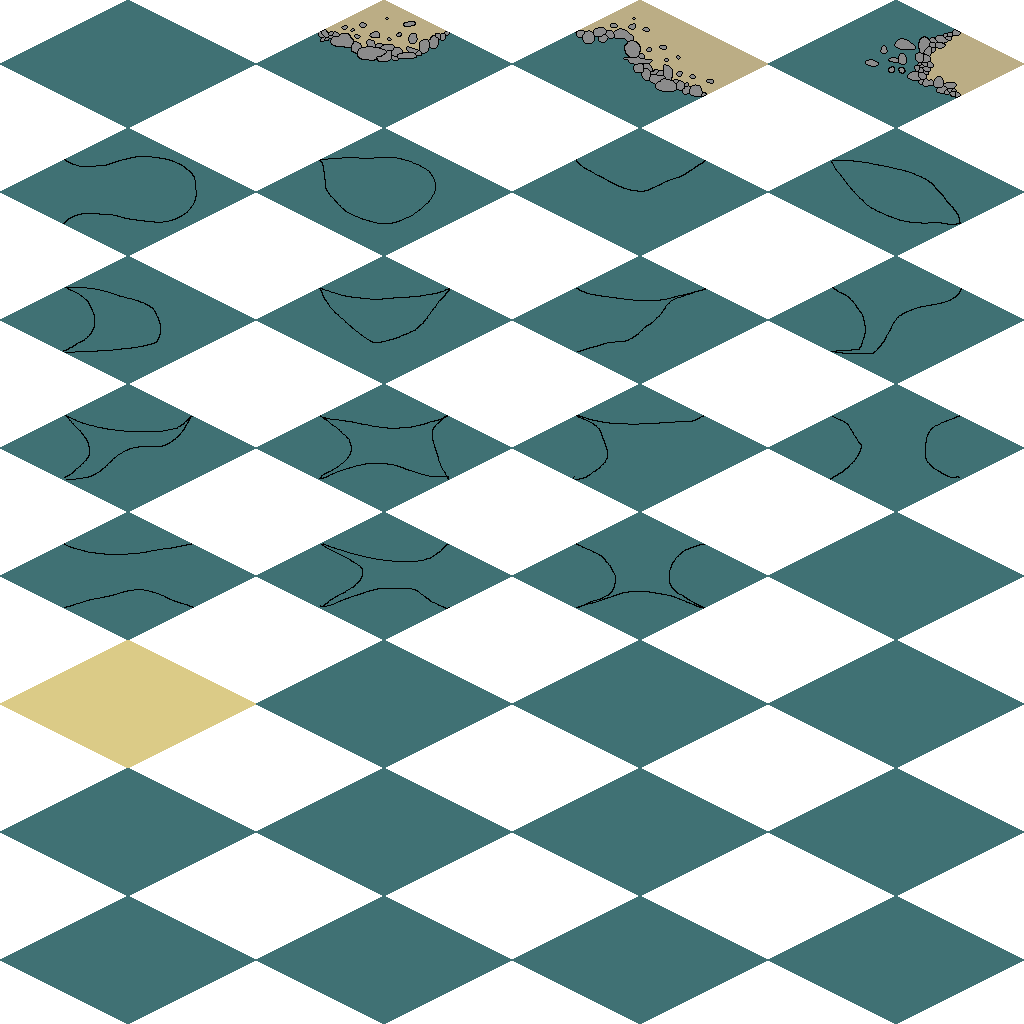
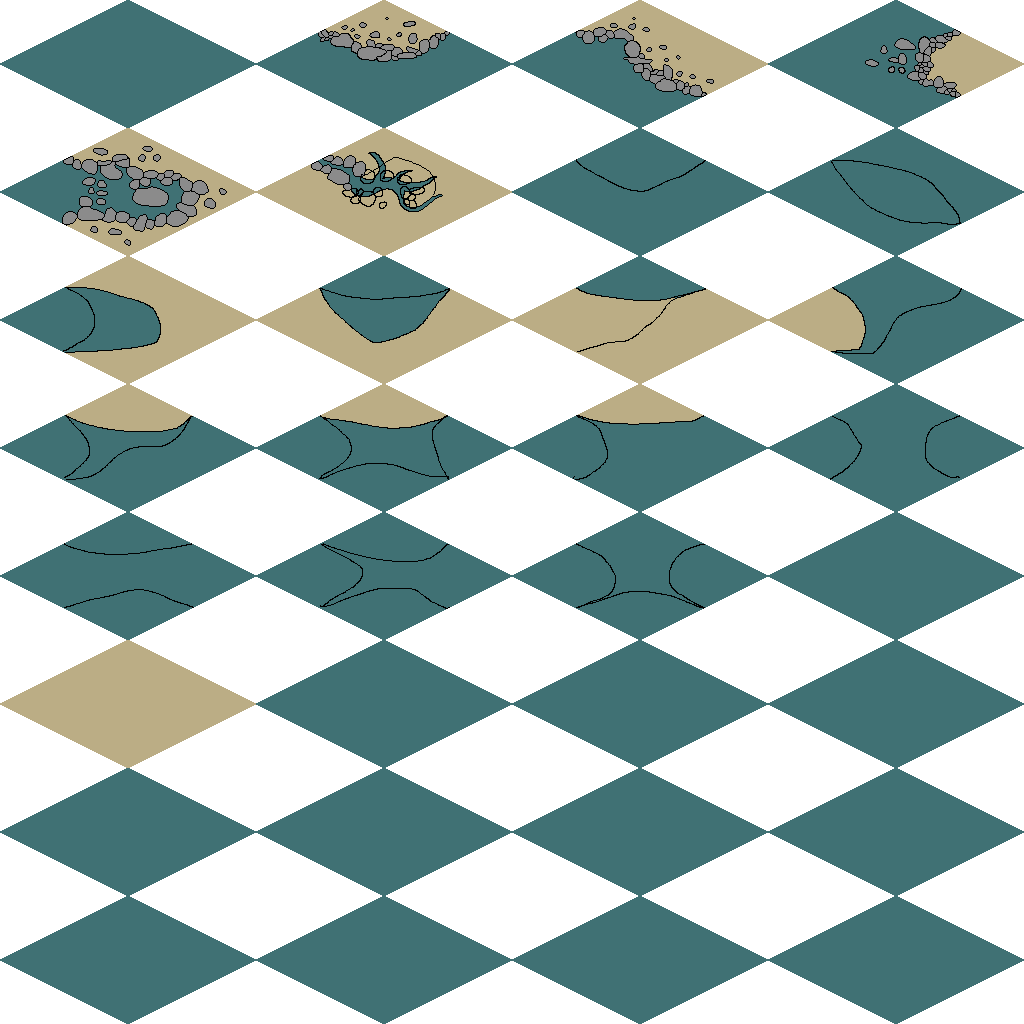
Comparing the layer stacks of the two 1024 x 1024 images. Changes:
painted on "Water-Sand" over [0, 128, 865, 768]
